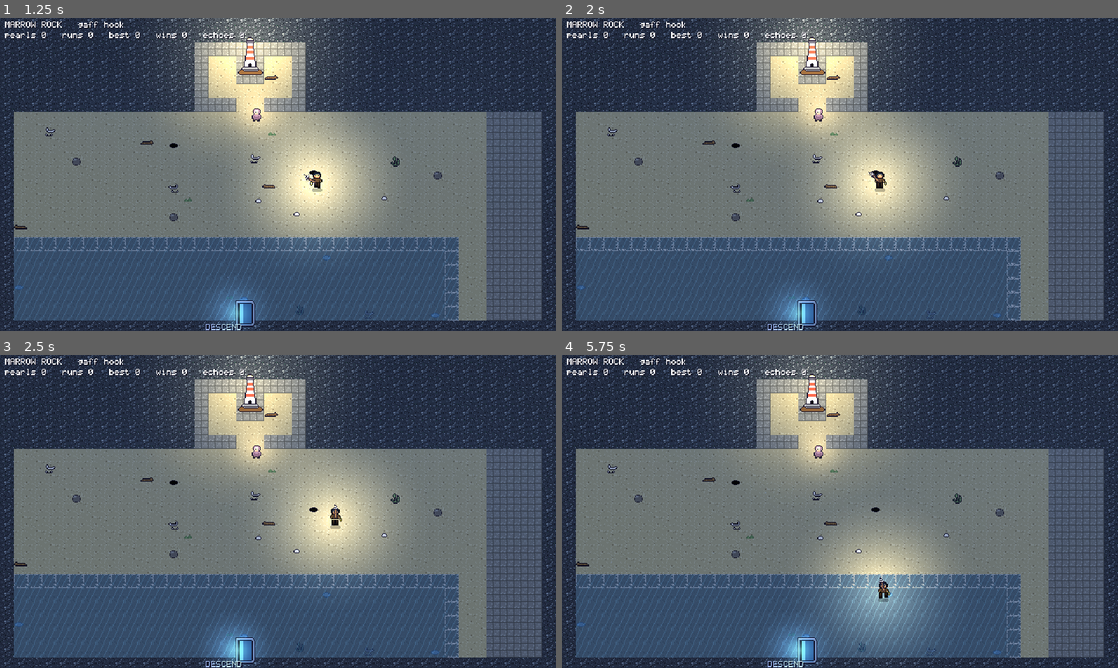
Above: before the commit, frames 1-4 (two rows, left to right).
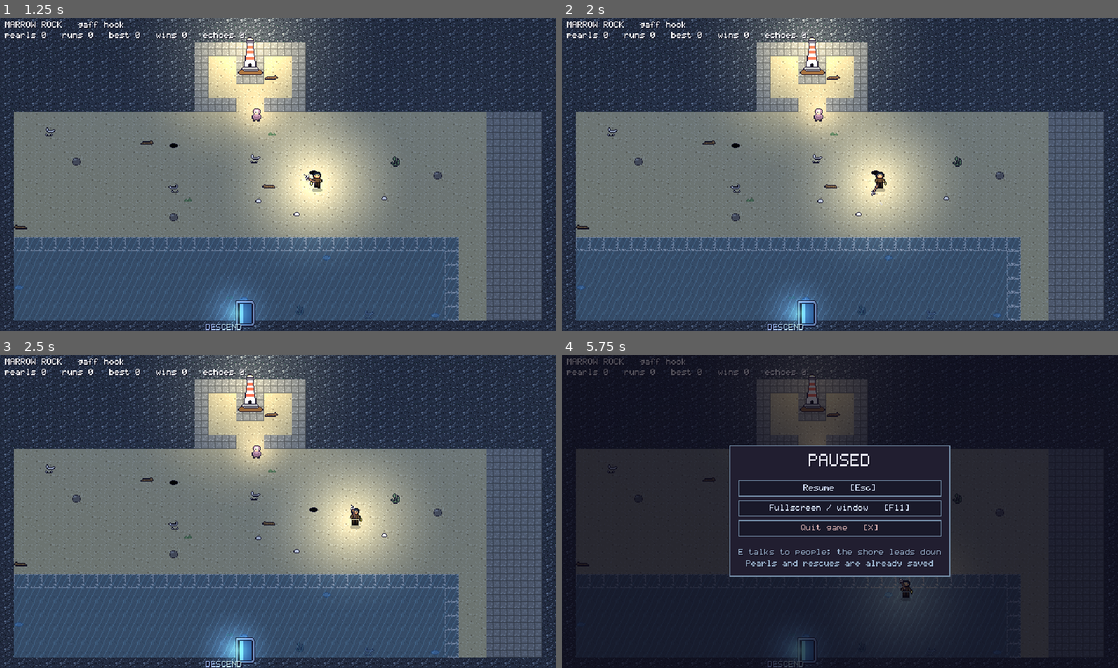
Above: after the commit, the same moments.

Repository: lakshgupta8/EBB
Game: Godot game, scene res://src/hub/hub.tscn
Two runs of this game, one before a commit and one after it. Both use one fixed random seed, a clock stepped at 60 frames per second and the inputs below.
Inputs (mouse positions are in pixels of both pictures, inside the frame that each line leads up to):
- Up to frame 1 (1.25 s): tap Enter at 0.5 s; move the mouse to (400, 158) at 0.52 s; press the mouse at (400, 158) at 0.53 s; hold D (move_right) from 0.53 s (still down); tap Space (dash) at 0.8 s
- Up to frame 2 (2 s): release D (move_right) at 1.25 s; release the mouse at (962, 158) at 1.25 s; drag from (728, 190) to (801, 312) at 1.27 s
- Up to frame 3 (2.5 s): move the mouse to (333, 442) at 2.02 s; hold D (move_right) from 2.03 s (still down); hold Q (use_item) from 2.03 s (still down); right-click (333, 442) at 2.1 s
- Up to frame 4 (5.75 s): release D (move_right) at 2.75 s; release Q (use_item) at 2.75 s; drag from (812, 574) to (812, 408) at 2.77 s; move the mouse to (1006, 558) at 3.52 s; press the mouse at (1006, 558) at 3.53 s; hold A (move_left) 3.53-4.25 s; tap X at 3.6 s; tap F11 (fullscreen) at 4.15 s; release the mouse at (1006, 558) at 4.25 s; drag from (673, 464) to (817, 455) at 4.27 s; move the mouse to (867, 511) at 5.02 s; hold S (move_down) from 5.03 s (still down); tap Space (dash) at 5.1 s; click (867, 511) at 5.17 s; right-click (867, 511) at 5.3 s; tap Escape (pause) at 5.65 s

Frame 1 is identical in both runs. In frame 2, less than 0.1% of the frame differs, in the area x 55-58%, y 49-60%; in frame 3, 3.7%; in frame 4, 95%, in the area x 0-100%, y 0-100%.

Commit message:
Quit game from the pause menu (hub too); gaff heavy only fires on a complete charge
- Pause menu: Quit game [X] with a two-press confirm, saves first. Give up [Q]
  only during a run. The hub now has the pause menu.
- Gaff: releasing before the charge rings does nothing at all (no sweep, no
  hitbox). The heavy is always full strength; READY cue when it arms.
- Bot holds long enough to complete a charge; unit test for the charge rule.

Co-Authored-By: Claude Fable 5.1 <noreply@anthropic.com>

Diff:
--- a/src/hub/hub.gd
+++ b/src/hub/hub.gd
@@ -171,6 +171,8 @@
 		open_wren()
 	elif "--maren" in args:
 		open_maren()
+	elif "--pause" in args:
+		$Pause.toggle()
 	await get_tree().process_frame
 	await get_tree().process_frame
 	var dir := ProjectSettings.globalize_path("res://.shots")
--- a/src/hub/hub.tscn
+++ b/src/hub/hub.tscn
@@ -6,6 +6,7 @@
 [ext_resource type="FontFile" path="res://assets/fonts/ebb.fnt" id="4_font"]
 [ext_resource type="PackedScene" path="res://src/ui/ledger_ui.tscn" id="5_ledger"]
 [ext_resource type="PackedScene" path="res://src/ui/choice_ui.tscn" id="6_choice"]
+[ext_resource type="PackedScene" path="res://src/ui/pause_menu.tscn" id="7_pause"]
 
 [node name="Hub" type="Node2D"]
 script = ExtResource("1_hub")
@@ -34,6 +35,8 @@
 theme_override_font_sizes/font_size = 8
 text = "Marrow Rock"
 
+[node name="Pause" parent="." instance=ExtResource("7_pause")]
+
 [node name="LedgerUI" parent="." instance=ExtResource("5_ledger")]
 
 [node name="ChoiceUI" parent="." instance=ExtResource("6_choice")]
--- a/src/player/weapons/gaff_hook.gd
+++ b/src/player/weapons/gaff_hook.gd
@@ -2,9 +2,10 @@
 extends Weapon
 ## Starting weapon.
 ##   LMB tap      3-hit aimed combo; the third hit pulls enemies in.
-##   LMB hold     keep holding through a swing to wind the hook back and CHARGE. Release
-##                for a heavy sweep; damage and knockback scale with the charge, and it
-##                cracks shells (double damage for a few seconds). Let go early: nothing.
+##   LMB hold     keep holding through a swing to wind the hook back and CHARGE. Once the
+##                hook rings (charge full), release for a heavy sweep that cracks shells
+##                (double damage for a few seconds). Let go before it rings: nothing at all,
+##                no swing, no damage.
 ##   dash + LMB   LUNGE: a fast forward thrust out of the dash.
 ##   RMB          throw the hook. Light enemies are dragged to you; heavy ones drag you
 ##                to them. A miss just returns, on a short cooldown.
@@ -24,16 +25,13 @@
 
 # Heavy.
 const HOLD_TIME := 0.3          # holding from idle this long starts a charge
-const CHARGE_MIN := 0.18        # release before this: no heavy, just stop
-const CHARGE_FULL := 0.8        # full damage at this
+const CHARGE_FULL := 0.8        # the charge completes here; release before it: nothing
 const CHARGE_MAX := 1.6         # auto-release
 const HEAVY_ANTICIPATION := 0.1
 const HEAVY_ACTIVE := 0.12
 const HEAVY_RECOVERY := 0.34
-const HEAVY_DAMAGE_MIN := 7
-const HEAVY_DAMAGE_MAX := 13
-const HEAVY_KNOCKBACK_MIN := 150.0
-const HEAVY_KNOCKBACK_MAX := 240.0
+const HEAVY_DAMAGE := 13
+const HEAVY_KNOCKBACK := 240.0
 const HEAVY_ARC := deg_to_rad(210.0)
 const CHARGE_MOVE_MULT := 0.55
 
@@ -115,6 +113,10 @@
 	return state == State.CHARGING
 
 
+func charge_complete() -> bool:
+	return state == State.CHARGING and _charge_t >= CHARGE_FULL
+
+
 ## Called by the player on attack press.
 func try_attack() -> void:
 	match state:
@@ -131,7 +133,7 @@
 	if held and not _held:
 		_held_t = 0.0
 	if not held and _held and state == State.CHARGING:
-		if _charge_t >= CHARGE_MIN:
+		if charge_complete():
 			_start_heavy()
 		else:
 			_stop_charging()
@@ -242,12 +244,14 @@
 	combo.reset()
 
 
+## Let go early: the hook just drops back. No swing, no hitbox, a puff to say so.
 func _stop_charging() -> void:
 	state = State.IDLE
 	_charge_t = 0.0
 	_held_t = 0.0
 	sprite.modulate = Color.WHITE
 	sprite.position = Vector2(2, 0)
+	FX.burst(global_position, Color(0.7, 0.7, 0.75, 0.6), 3, 20.0)
 
 
 func _tick_charging(delta: float) -> void:
@@ -263,22 +267,25 @@
 	if int(_charge_t * 16.0) != int((_charge_t - delta) * 16.0):
 		FX.burst(global_position + Vector2.from_angle(pivot.rotation) * 12.0, Color(1.0, 0.9, 0.6, 0.8), 1, 18.0)
 	if f >= 1.0 and int((_charge_t - delta) / CHARGE_FULL) == 0 and int(_charge_t / CHARGE_FULL) == 1:
+		# The hook rings: the charge is complete and the heavy is armed.
 		FX.ring(_player.global_position, Color(1.0, 0.9, 0.6), 0.9)
+		FX.text(_player.global_position + Vector2(0, -14), "READY", Color(1.0, 0.9, 0.6))
+		Audio.play("crit", 0.05, -6.0)
 	if _charge_t >= CHARGE_MAX:
 		_start_heavy()
 
 
+## Only ever reached from a complete charge.
 func _start_heavy() -> void:
-	var f := clampf(_charge_t / CHARGE_FULL, 0.0, 1.0)
 	state = State.HEAVY
 	_phase_t = 0.0
 	sprite.modulate = Color.WHITE
 	sprite.position = Vector2(2, 0)
 	var aim_angle := _player.aim.angle()
-	hitbox.damage = int(round(lerpf(HEAVY_DAMAGE_MIN, HEAVY_DAMAGE_MAX, f)))
-	hitbox.knockback = lerpf(HEAVY_KNOCKBACK_MIN, HEAVY_KNOCKBACK_MAX, f)
+	hitbox.damage = HEAVY_DAMAGE
+	hitbox.knockback = HEAVY_KNOCKBACK
 	hitbox.pull = false
-	hitbox.hitstop = 0.1 + 0.06 * f
+	hitbox.hitstop = 0.16
 	hitbox.tags = PackedStringArray(["melee", "heavy"])
 	# Bigger reach for the big swing.
 	hit_shape.position = Vector2(18, 0)
@@ -287,10 +294,10 @@
 	_sweep_from = aim_angle - HEAVY_ARC * 0.5
 	_sweep_to = aim_angle + HEAVY_ARC * 0.5
 	_sweep_time = HEAVY_ACTIVE
-	_sweep_fx_scale = 1.4 + 0.3 * f
+	_sweep_fx_scale = 1.7
 	_sweep_double = true
 	pivot.rotation = _sweep_from
-	EventBus.request_shake.emit(0.25 + 0.35 * f)
+	EventBus.request_shake.emit(0.6)
 
 
 # --- lunge -------------------------------------------------------------------------
--- a/src/ui/pause_menu.gd
+++ b/src/ui/pause_menu.gd
@@ -1,8 +1,11 @@
 extends CanvasLayer
-## Esc pauses. Buttons for resume / give up / fullscreen; keys still work.
+## Esc pauses. Buttons for resume / give up / fullscreen / quit; keys still work.
+## Lives in the run and in the hub; "give up" only shows during a run.
 
 var _open: bool = false
 var _root: Control
+var _quit_btn: Button
+var _quit_armed: bool = false
 
 
 func _ready() -> void:
@@ -16,8 +19,11 @@
 		# Other menus (shop, ledger, altar) handle Esc first and mark it handled.
 		toggle()
 		get_viewport().set_input_as_handled()
-	elif _open and event.is_action_pressed("use_item"):
+	elif _open and event.is_action_pressed("use_item") and _in_run():
 		_quit_to_hub()
+		get_viewport().set_input_as_handled()
+	elif _open and event is InputEventKey and event.pressed and not event.echo and event.keycode == KEY_X:
+		_quit_game()
 		get_viewport().set_input_as_handled()
 
 
@@ -27,6 +33,12 @@
 	visible = _open
 	if _open and _root == null:
 		_build()
+	if _open:
+		_disarm_quit()
+
+
+func _in_run() -> bool:
+	return get_tree().current_scene is Run
 
 
 func _build() -> void:
@@ -53,15 +65,40 @@
 	var fs := UI.text_button("Fullscreen / window   [F11]")
 	fs.pressed.connect(func(): Game.toggle_fullscreen())
 	box.add_child(fs)
-	var quit := UI.text_button("Give up and return   [Q]", 8, Color(1.0, 0.75, 0.7))
-	quit.pressed.connect(_quit_to_hub)
-	box.add_child(quit)
+	if _in_run():
+		var give_up := UI.text_button("Give up and return   [Q]", 8, Color(1.0, 0.75, 0.7))
+		give_up.pressed.connect(_quit_to_hub)
+		box.add_child(give_up)
+	_quit_btn = UI.text_button("Quit game   [X]", 8, Color(0.85, 0.7, 0.7))
+	_quit_btn.pressed.connect(_quit_game)
+	box.add_child(_quit_btn)
 	box.add_child(UI.spacer(6))
-	box.add_child(UI.label("LMB swing (hold: heavy)   RMB hook", 8, Color(0.6, 0.7, 0.8), HORIZONTAL_ALIGNMENT_CENTER))
-	box.add_child(UI.label("Space dash (attack out of it: lunge)", 8, Color(0.6, 0.7, 0.8), HORIZONTAL_ALIGNMENT_CENTER))
-	box.add_child(UI.label("Q lantern flare when the glow is full", 8, Color(0.6, 0.7, 0.8), HORIZONTAL_ALIGNMENT_CENTER))
-	box.add_child(UI.label("Dash on an enemy's white flash: riptide", 8, Color(0.6, 0.7, 0.8), HORIZONTAL_ALIGNMENT_CENTER))
+	var hint := Color(0.6, 0.7, 0.8)
+	if _in_run():
+		box.add_child(UI.label("LMB attack (gaff: hold to charge)   RMB special", 8, hint, HORIZONTAL_ALIGNMENT_CENTER))
+		box.add_child(UI.label("Space dash (attack out of it: lunge)", 8, hint, HORIZONTAL_ALIGNMENT_CENTER))
+		box.add_child(UI.label("Q lantern flare when the glow is full", 8, hint, HORIZONTAL_ALIGNMENT_CENTER))
+		box.add_child(UI.label("Dash on an enemy's white flash: riptide", 8, hint, HORIZONTAL_ALIGNMENT_CENTER))
+	else:
+		box.add_child(UI.label("E talks to people; the shore leads down", 8, hint, HORIZONTAL_ALIGNMENT_CENTER))
+		box.add_child(UI.label("Pearls and rescues are already saved", 8, hint, HORIZONTAL_ALIGNMENT_CENTER))
 	_root = center
+
+
+## Quit is two presses so a stray click cannot end the night.
+func _quit_game() -> void:
+	if not _quit_armed:
+		_quit_armed = true
+		_quit_btn.text = "Really quit?   [X] again"
+		return
+	SaveManager.save_profile()
+	get_tree().quit()
+
+
+func _disarm_quit() -> void:
+	_quit_armed = false
+	if _quit_btn:
+		_quit_btn.text = "Quit game   [X]"
 
 
 func _quit_to_hub() -> void:
--- a/tests/sim_run.gd
+++ b/tests/sim_run.gd
@@ -258,7 +258,7 @@
 		Input.action_press("attack")
 		_attack_cd = 6
 		if randf() < 0.2:
-			_hold_ticks = 40
+			_hold_ticks = 75
 			_heavies_fired += 1
 	if dist > 30.0 and dist < 90.0 and _special_cd <= 0 and player.weapon.special_ready():
 		player.aim_dist = dist
--- a/tests/test_combat.gd
+++ b/tests/test_combat.gd
@@ -127,3 +127,40 @@
 	assert_eq(h.hp, 6)
 	hb.free()
 	h.free()
+
+
+## The gaff's heavy sweep only exists once the charge completes. Let go early and the
+## hook just drops back: no state change into HEAVY, no hitbox, no swing.
+func test_gaff_heavy_needs_a_full_charge() -> void:
+	# Built outside the tree (the runner is mid-ready); calling _ready() by hand still
+	# runs the @onready wiring.
+	var player: Player = load("res://src/player/player.tscn").instantiate()
+	var w: GaffHook = Weapon.scene_for("gaff").instantiate()
+	player.add_child(w)
+	w._ready()
+	assert_true(w.hitbox != null, "gaff wired")
+	# Hold from idle: charging starts after HOLD_TIME.
+	w.set_held(true)
+	w._process(GaffHook.HOLD_TIME + 0.05)
+	assert_true(w.is_charging(), "holding starts a charge")
+	w._process(GaffHook.CHARGE_FULL * 0.5)
+	assert_true(not w.charge_complete(), "half a charge is not complete")
+	w.set_held(false)
+	assert_eq(w.state, GaffHook.State.IDLE, "early release: nothing")
+	assert_true(not w.hitbox.active, "early release arms no hitbox")
+	assert_eq(w.charge_fraction(), 0.0, "charge is gone")
+	# Hold all the way: release fires the heavy.
+	w.set_held(true)
+	w._process(GaffHook.HOLD_TIME + 0.05)
+	w._process(GaffHook.CHARGE_FULL + 0.05)
+	assert_true(w.charge_complete(), "full charge is complete")
+	w.set_held(false)
+	assert_eq(w.state, GaffHook.State.HEAVY, "full release: heavy sweep")
+	assert_eq(w.hitbox.damage, GaffHook.HEAVY_DAMAGE)
+	# Holding past CHARGE_MAX releases on its own, at full strength.
+	w.cancel()
+	w.set_held(true)
+	w._process(GaffHook.HOLD_TIME + 0.05)
+	w._process(GaffHook.CHARGE_MAX + 0.05)
+	assert_eq(w.state, GaffHook.State.HEAVY, "overcharge auto-releases")
+	player.free()
Not shown: 1 places in src/hub/hub.tscn that only renumber resources
Not shown, changed: README.md
